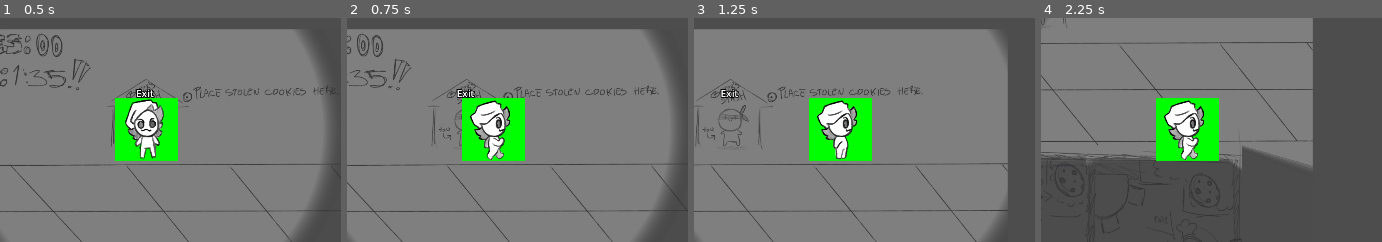
Above: before the commit, frames 1-4 (left to right).
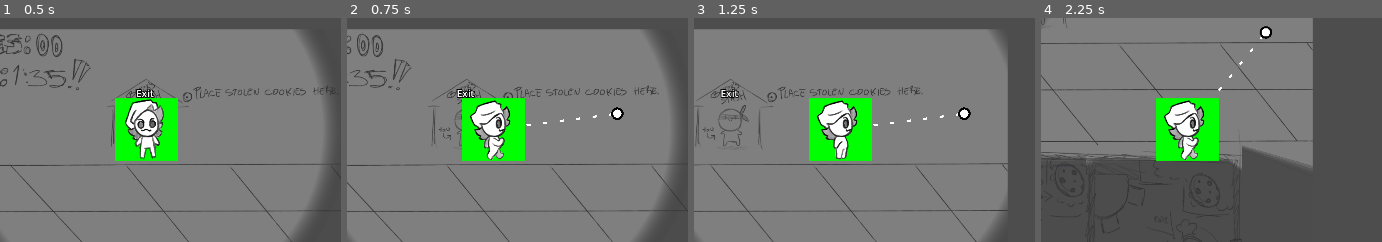
Above: after the commit, the same moments.

Repository: Fan-Dev1/BrackeysGameJam
Game: Godot game, scene res://levels/level_01.tscn
Two runs of this game, one before a commit and one after it. Both use one fixed random seed, a clock stepped at 60 frames per second and the inputs below. The engine's default icon, where the game draws it, is replaced by a stand-in: a white triangle on a blue panel in a dark square.
Inputs (mouse positions are % of the whole screen's width and height, from its top left):
- Up to frame 1 (0.5 s): no input
- Up to frame 2 (0.75 s): move the mouse to (84, 45) at 0.52 s; press the mouse at (84, 45) at 0.53 s; hold D (move_right) from 0.53 s (still down)
- Up to frame 3 (1.25 s): keep holding D (move_right)
- Up to frame 4 (2.25 s): move the mouse to (35, 55) at 1.27 s; release D (move_right) at 1.28 s; release the mouse at (35, 55) at 1.28 s; hold S (move_down) 1.28-2.03 s; click (35, 55) at 1.35 s; move the mouse to (70, 28) at 2.02 s; press the mouse at (70, 28) at 2.03 s; hold D (move_right) from 2.03 s (still down)
The pictures show only the part of the screen within x 37-87%, y 25-75%; the shares and areas given below are measured in that part.

Frame 1 is identical in both runs. In frame 2, 0.2% of the frame differs, in the area x 52-82%, y 39-49%; in frame 3, 0.2%; in frame 4, 0.2%.

Commit message:
added aim arrow to player scene

Diff:
--- a/player/player.gd
+++ b/player/player.gd
@@ -7,9 +7,15 @@
 
 @onready var camera_2d: Camera2D = %Camera2D
 @onready var animated_sprite_2d: AnimatedSprite2D = $AnimatedSprite2D
+@export var max_line_length: float = 300.0
+@export var dot_color: Color = Color.WHITE
+@export var dot_size: float = 10.0
+@export var gap_size: float = 15.0
 
+var target_pos: Vector2
 var has_cookie := false
 var last_direction := Vector2.DOWN
+
 
 func _physics_process(delta: float) -> void:
 	var input_direction := Input.get_vector("move_left", "move_right", "move_up", "move_down")
@@ -19,6 +25,10 @@
 	manage_animations(input_direction, last_direction)
 	var velocity_weight := 1.0 - exp(-move_smothing * delta)
 	velocity = velocity.lerp(target_velocity, velocity_weight)
+	if Input.is_action_pressed("fire"):
+		aim()
+	elif Input.is_action_just_released("fire"):
+		fire()
 	move_and_slide()
 
 func manage_animations(input_direction, last_direction) -> void:
@@ -43,6 +53,28 @@
 		animated_sprite_2d.flip_h = true
 		animated_sprite_2d.play(anim_state +"East")
 
+func aim() -> void:
+	target_pos = get_local_mouse_position().limit_length(300)
+	queue_redraw()
+
+func fire() -> void:
+	target_pos = Vector2.ZERO
+	queue_redraw()
+func _draw() -> void:
+	var current_pos = Vector2.ZERO
+	var direction = target_pos.normalized()
+	gap_size = target_pos.length() / 10
+	# Keep drawing dots until we reach the target position
+
+
+	while current_pos.length() < target_pos.length():
+		# Draw one dot (a short line segment)
+		draw_line(current_pos, current_pos + direction * dot_size, dot_color, 5.0)
+
+		# Move forward past the dot and the gap
+		current_pos += direction * (dot_size + gap_size)
+	draw_circle(target_pos, 15, "Black")
+	draw_circle(target_pos, 10, "White")
 func take_cookie_from(from: CookieStash):
 	has_cookie = true
 
--- a/project.godot
+++ b/project.godot
@@ -23,6 +23,8 @@
 
 window/size/viewport_width=1920
 window/size/viewport_height=1080
+window/size/mode=3
+window/size/borderless=true
 
 [file_customization]
 
@@ -62,6 +64,12 @@
 "events": [Object(InputEventKey,"resource_local_to_scene":false,"resource_name":"","device":-1,"window_id":0,"alt_press …(192 unchanged characters)…
 ]
 }
+fire={
+"deadzone": 0.2,
+"events": [Object(InputEventMouseButton,"resource_local_to_scene":false,"resource_name":"","device":-1,"window_id":0,"alt_pressed":false,"shift_pressed":false,"ctrl_pressed":false,"meta_pressed":false,"button_mask":0,"position":Vector2(0, 0),"global_position":Vector2(0, 0),"factor":1.0,"button_index":1,"canceled":false,"pressed":false,"double_click":false,"script":null)
+, Object(InputEventMouseButton,"resource_local_to_scene":false,"resource_name":"","device":-1,"window_id":0,"alt_pressed":false,"shift_pressed":false,"ctrl_pressed":false,"meta_pressed":false,"button_mask":0,"position":Vector2(0, 0),"global_position":Vector2(0, 0),"factor":1.0,"button_index":2,"canceled":false,"pressed":false,"double_click":false,"script":null)
+]
+}
 
 [layer_names]
 
